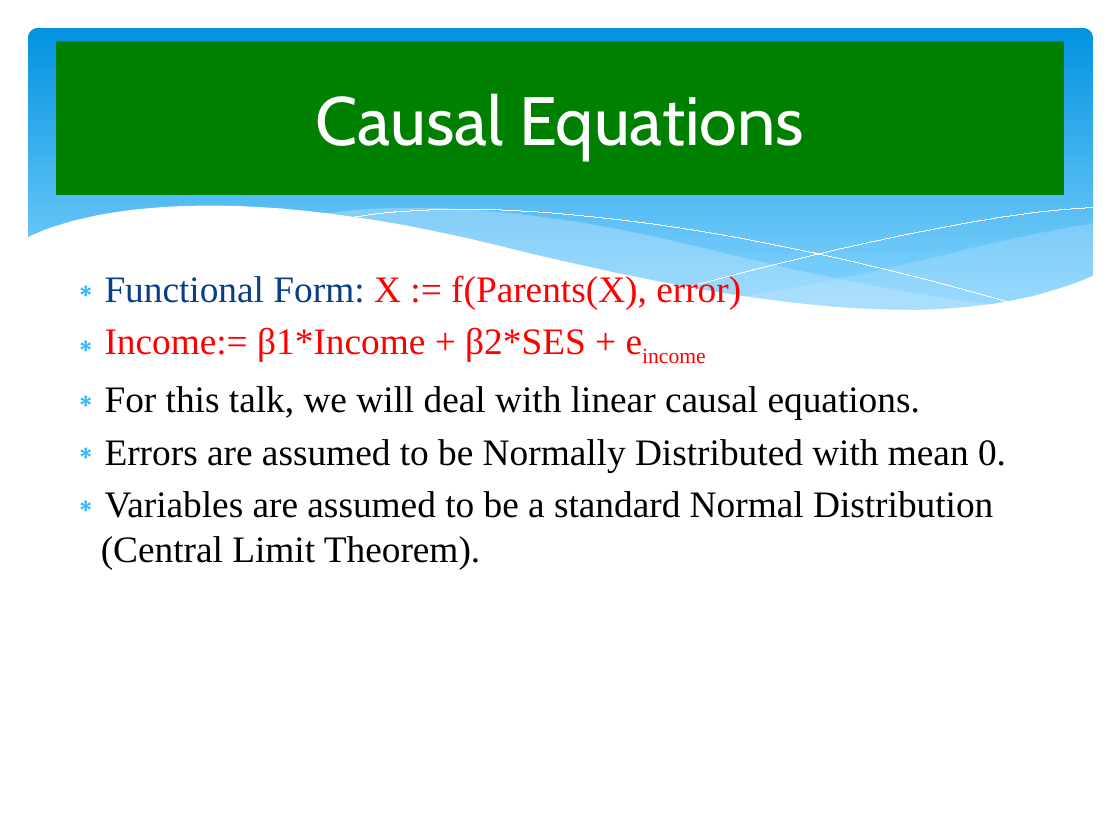
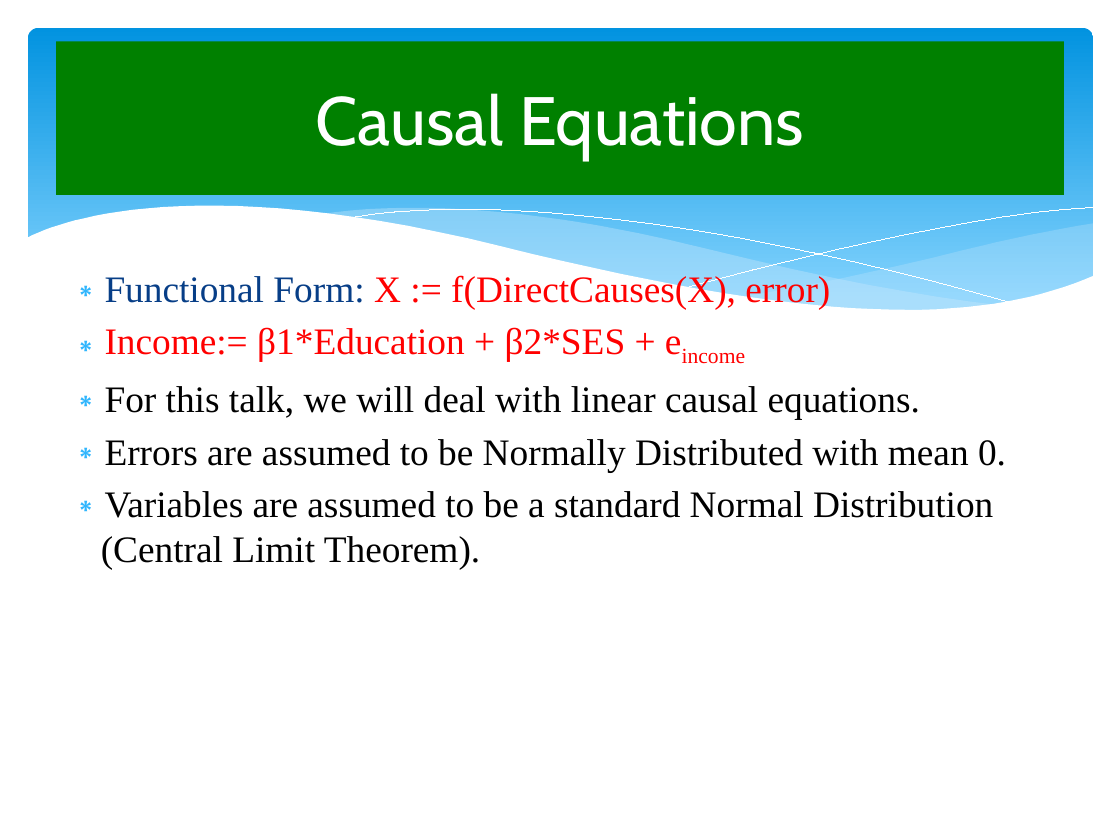
Before and after one commit to LeJit/DSSGLearningLunch, a slide deck: slide 3 of Causation.pptx. Drawn at 1120x840 pixels with LibreOffice and Linux fonts; fonts in the diff are those of the drawing. Boxes give left, top, right and bottom in pixels: in the first picture for what was removed or moved away, otherwise in the second. Text is boxed around its words. In the diff, an @@ line names an element or a change of style, - is before the commit and + after.

```diff
--- a/Causation.pptx
+++ b/Causation.pptx
@@ text at (x1=105, y1=273, x2=830, y2=361): text changed @@
-∗ Functional Form: X := f(Parents(X), error)
-∗ Income:= β1*Income + β2*SES + eincome
+∗ Functional Form: X := f(DirectCauses(X), error)
+∗ Income:= β1*Education + β2*SES + eincome
```
Also in this commit, not shown: 5 other slides changed, 7 other files.
